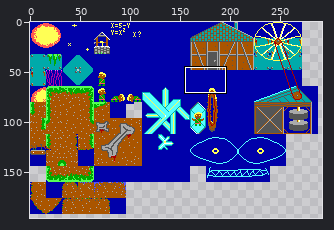
Edited in one commit: sprite sheet (images/tiles4.png). The picture above shows the old version from afar; the outline marks the close-up.
Close-up. Before:
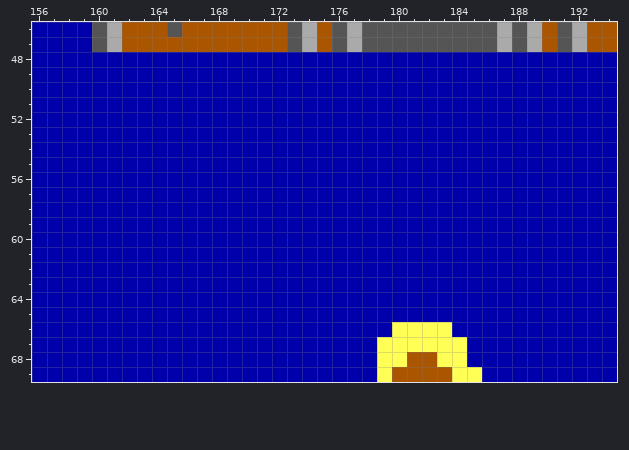
The file is 320x200 pixels. Shown: x 156..194, y 46..69. The wide view leaves out empty margins.
After:
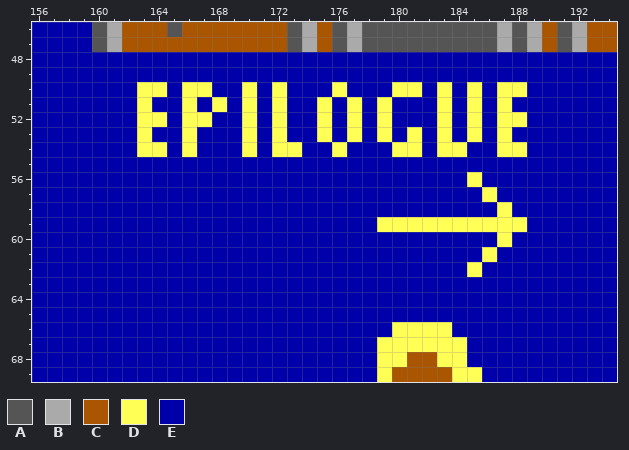
Palette (. is transparent): A #555555  B #aaaaaa  C #aa5500  D #ffff55  E #0000aa
From old to new:
@@ x 156..194 @@
 49 EEEEEEEEEEEEEEEEEEEEEEEEEEEEEEEEEEEEEEE
-50 EEEEEEEEEEEEEEEEEEEEEEEEEEEEEEEEEEEEEEE
-51 EEEEEEEEEEEEEEEEEEEEEEEEEEEEEEEEEEEEEEE
-52 EEEEEEEEEEEEEEEEEEEEEEEEEEEEEEEEEEEEEEE
-53 EEEEEEEEEEEEEEEEEEEEEEEEEEEEEEEEEEEEEEE
-54 EEEEEEEEEEEEEEEEEEEEEEEEEEEEEEEEEEEEEEE
+50 EEEEEEEDDEDDEEDEDEEEDEEEDDEDEDEDDEEEEEE
+51 EEEEEEEDEEDEDEDEDEEDEDEDEEEDEDEDEEEEEEE
+52 EEEEEEEDDEDDEEDEDEEDEDEDEEEDEDEDDEEEEEE
+53 EEEEEEEDEEDEEEDEDEEDEDEDEDEDEDEDEEEEEEE
+54 EEEEEEEDDEDEEEDEDDEEDEEEDDEDDEEDDEEEEEE
 55 EEEEEEEEEEEEEEEEEEEEEEEEEEEEEEEEEEEEEEE
-56 EEEEEEEEEEEEEEEEEEEEEEEEEEEEEEEEEEEEEEE
-57 EEEEEEEEEEEEEEEEEEEEEEEEEEEEEEEEEEEEEEE
-58 EEEEEEEEEEEEEEEEEEEEEEEEEEEEEEEEEEEEEEE
-59 EEEEEEEEEEEEEEEEEEEEEEEEEEEEEEEEEEEEEEE
-60 EEEEEEEEEEEEEEEEEEEEEEEEEEEEEEEEEEEEEEE
-61 EEEEEEEEEEEEEEEEEEEEEEEEEEEEEEEEEEEEEEE
-62 EEEEEEEEEEEEEEEEEEEEEEEEEEEEEEEEEEEEEEE
+56 EEEEEEEEEEEEEEEEEEEEEEEEEEEEEDEEEEEEEEE
+57 EEEEEEEEEEEEEEEEEEEEEEEEEEEEEEDEEEEEEEE
+58 EEEEEEEEEEEEEEEEEEEEEEEEEEEEEEEDEEEEEEE
+59 EEEEEEEEEEEEEEEEEEEEEEEDDDDDDDDDDEEEEEE
+60 EEEEEEEEEEEEEEEEEEEEEEEEEEEEEEEDEEEEEEE
+61 EEEEEEEEEEEEEEEEEEEEEEEEEEEEEEDEEEEEEEE
+62 EEEEEEEEEEEEEEEEEEEEEEEEEEEEEDEEEEEEEEE
 63 EEEEEEEEEEEEEEEEEEEEEEEEEEEEEEEEEEEEEEE
